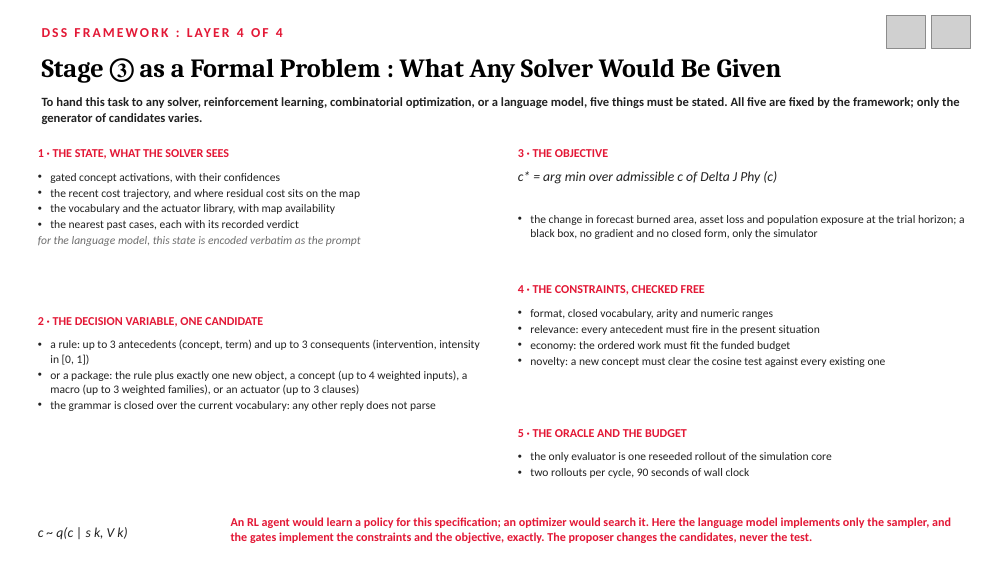
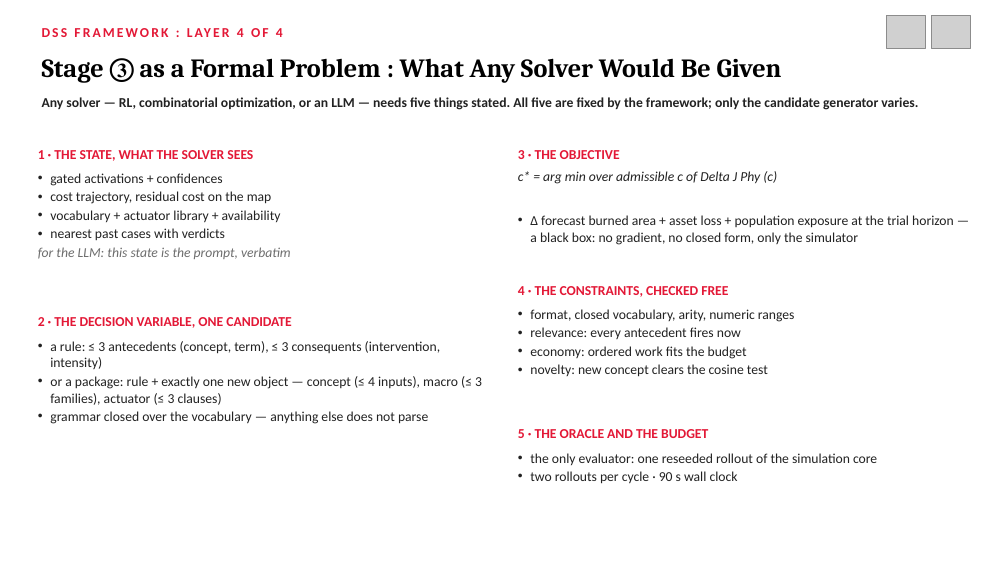
Before and after one commit to northwind13/Enhanced_DSS, a slide deck: slide 44 of 01_Thesis/DisasterAware_Presentation.pptx (slide 61 before the commit). Drawn at 1008x567 pixels with LibreOffice and Linux fonts; fonts in the diff are those of the drawing; grey boxes stand for pictures. Boxes give left, top, right and bottom in pixels: in the first picture for what was removed or moved away, otherwise in the second. Text is boxed around its words. In the diff, an @@ line names an element or a change of style, - is before the commit and + after.

```diff
--- a/01_Thesis/DisasterAware_Presentation.pptx
+++ b/01_Thesis/DisasterAware_Presentation.pptx
@@ text at [42,97,918,110]: text changed; size 12 to 13 pt @@
-To hand this task to any solver, reinforcement learning, combinatorial optimization, or a language model, five things must be stated. All five are fixed by the framework; only the generator of candidates varies.
+Any solver — RL, combinatorial optimization, or an LLM — needs five things stated. All five are fixed by the framework; only the candidate generator varies.
@@ text at [38,173,291,259]: text changed; size 11 to 13 pt @@
-• gated concept activations, with their confidences
-• the recent cost trajectory, and where residual cost sits on the map
-• the vocabulary and the actuator library, with map availability
-• the nearest past cases, each with its recorded verdict
-for the language model, this state is encoded verbatim as the prompt
+• gated activations + confidences
+• cost trajectory, residual cost on the map
+• vocabulary + actuator library + availability
+• nearest past cases with verdicts
+for the LLM: this state is the prompt, verbatim
@@ text at [530,215,954,245]: text changed; size 11 to 13 pt @@
-• the change in forecast burned area, asset loss and population exposure at the trial horizon; a black box, no gradient and no closed form, only the simulator
+• Δ forecast burned area + asset loss + population exposure at the trial horizon — a black box: no gradient, no closed form, only the simulator
@@ text at [530,309,795,377]: text changed; size 11 to 13 pt @@
-• format, closed vocabulary, arity and numeric ranges
-• relevance: every antecedent must fire in the present situation
-• economy: the ordered work must fit the funded budget
-• novelty: a new concept must clear the cosine test against every existing one
+• format, closed vocabulary, arity, numeric ranges
+• relevance: every antecedent fires now
+• economy: ordered work fits the budget
+• novelty: new concept clears the cosine test
@@ text at [50,341,482,424]: text changed; size 11 to 13 pt @@
-• a rule: up to 3 antecedents (concept, term) and up to 3 consequents (intervention, intensity in [0, 1])
-• or a package: the rule plus exactly one new object, a concept (up to 4 weighted inputs), a macro (up to 3 weighted families), or an actuator (up to 3 clauses)
-• the grammar is closed over the current vocabulary: any other reply does not parse
+• a rule: ≤ 3 antecedents (concept, term), ≤ 3 consequents (intervention, intensity)
+• or a package: rule + exactly one new object — concept (≤ 4 inputs), macro (≤ 3 families), actuator (≤ 3 clauses)
+• grammar closed over the vocabulary — anything else does not parse
@@ size 11.5 to 13 pt in 5 elements at [38,150,253,161], [38,317,291,328], [518,150,620,159], [518,286,728,297], [518,429,708,438] @@
@@ text at [530,453,877,484]: text changed; size 11 to 13 pt @@
-• the only evaluator is one reseeded rollout of the simulation core
-• two rollouts per cycle, 90 seconds of wall clock
+• the only evaluator: one reseeded rollout of the simulation core
+• two rollouts per cycle · 90 s wall clock
@@ text removed at [38,527,127,539] @@
-c ~ q(c | s k, V k)
@@ text removed at [231,517,951,543] @@
-An RL agent would learn a policy for this specification; an optimizer would search it. Here the language model implements only the sampler, and the gates implement the constraints and the objective, exactly. The proposer changes the candidates, never the test.
```
Also in this commit, not shown: 56 other slides changed, 6 slides added, 22 slides removed, 1 other file.
